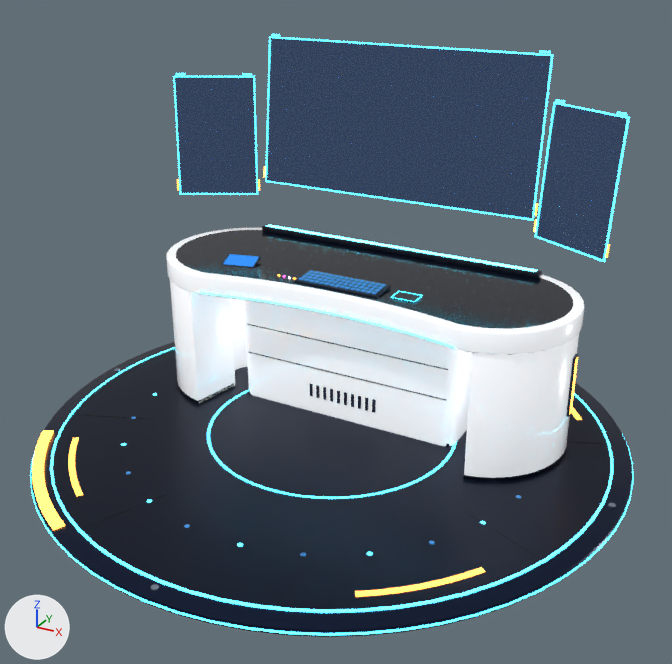
Before and after pictures for a commit that changed the glTF model assets/models/stations/desk_console.glb.
One viewpoint serves both versions: a 50 mm camera at (1.99, -3.88, 2.37) aimed at (0.08, -0.4, 0.63). The lights are fixed; the arrows at lower left show +X, +Y and +Z. The first picture is the older version. Vertices at exactly the same position are counted once.

In view in the first picture: 'desk_console'.
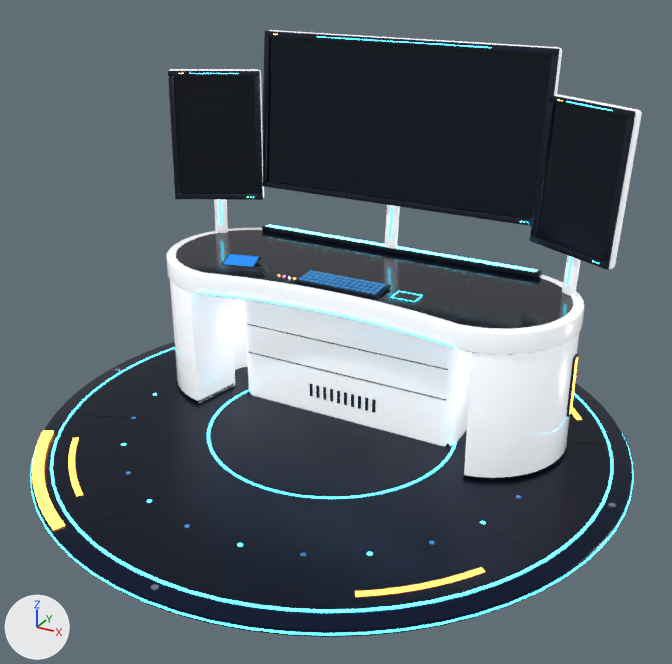
The edits, one by one:
Material 'GlowGreen' (mat_glowgreen) is new.
Its base color is (0.15, 1.0, 0.35) (green #6cffa0).
Its roughness is 0.3.
Its emission color is (0.15, 1.0, 0.35) (green #6cffa0).
Its emission strength is 6.0.
me_desk_console is used by ob_desk_console; location (0.0, 0.0, 0.0).
me_desk_console had 6485 vertices, 11968 faces and spanned x -1.45..1.45, y -1.75..1.15, z 0.0..1.84.
me_desk_console now has 7685 vertices, 14332 faces and spans x -1.45..1.45, y -1.75..1.15, z 0.0..1.86.
me_desk_console part 1: the loose piece of 8 vertices spanning x -0.74..-0.69, y 0.39, z 1.83..1.84 is scaled about its middle by (18.6, 0.335, 0.4), then moved by (0.71, -0.01, 0.01), in mat_glowcyant2 (cyan #3fddff, glowing cyan #3fddff).
me_desk_console part 2: the loose piece of 8 vertices spanning x -0.78..-0.77, y 0.27..0.29, z 1.03..1.09 is scaled about its middle by (1.37, 1.52, 2.73), then moved by (0.77, 0.05, -0.11), in mat_glowcyant2 (cyan #3fddff, glowing cyan #3fddff).
me_desk_console part 3: the loose piece of 8 vertices spanning x -1.17..-1.16, y 0.06..0.08, z 1.03..1.09 is scaled about its middle by (1.45, 1.29, 2.33), then moved by (0.19, 0.12, -0.16), in mat_glowcyant2 (cyan #3fddff, glowing cyan #3fddff).
me_desk_console part 4: the loose piece of 8 vertices spanning x 0.8..1.18, y 0.11..0.32, z 1.63 is copied, and the copy is scaled about its middle by (0.608, 0.608, 0.5), then moved by (0.0, -0.01, 0.02), in mat_glowcyant2 (cyan #3fddff, glowing cyan #3fddff); it spans x 0.87..1.1, y 0.14..0.27, z 1.64..1.65.
me_desk_console part 5: the loose piece of 8 vertices spanning x 1.16..1.17, y 0.06..0.08, z 1.03..1.09 is scaled about its middle by (1.45, 1.29, 2.33), then moved by (-0.19, 0.12, -0.16), in mat_glowcyant2 (cyan #3fddff, glowing cyan #3fddff).
me_desk_console part 6: 24 vertices moved within x -1.17..1.17, y 0.07..0.4, z 1.01..1.82; 30 vertices removed from x -1.18..1.18, y 0.07..0.4, z 1.01..1.83; 1090 vertices added at x -1.22..1.22, y 0.05..0.44, z 0.78..1.86.
me_desk_console part 7: 100 vertices added at x -0.38..0.38, y 0.32..0.43, z 0.81..1.61.
Other edits to the shape of me_desk_console do not show in these pictures.
me_desk_console no longer uses material mat_holo (black #08122b).
me_desk_console gains material mat_glowgreen (green #6cffa0, glowing green #6cffa0).

Where the change shows, as pixel boxes [x1, y1, x2, y2] in the pictures (672 x 664 px; the box of a moved part takes in the faces that stretch with it):
'desk_console', reshaped
    before: [30, 34, 633, 637]
    after: [30, 30, 642, 637]
part 1 of me_desk_console, moved or reshaped
    before: [271, 34, 280, 36]
    after: [317, 36, 492, 48]
part 2 of me_desk_console, moved or reshaped
    before: [258, 179, 260, 191]
    after: [389, 207, 393, 239]
part 3 of me_desk_console, moved or reshaped
    before: [177, 179, 179, 190]
    after: [219, 200, 222, 225]
part 4 of me_desk_console, added
    after: [566, 101, 613, 111]
part 5 of me_desk_console, moved or reshaped
    before: [606, 244, 610, 258]
    after: [566, 256, 573, 285]
part 6 of me_desk_console, built on
    before: [173, 36, 630, 262]
    after: [168, 30, 642, 296]
part 7 of me_desk_console, added
    after: [384, 205, 400, 249]
